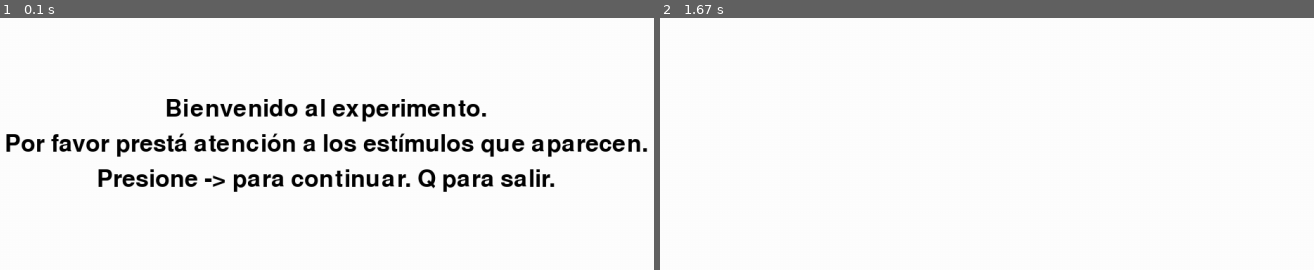
Above: before the commit, frames 1-2 (left to right).
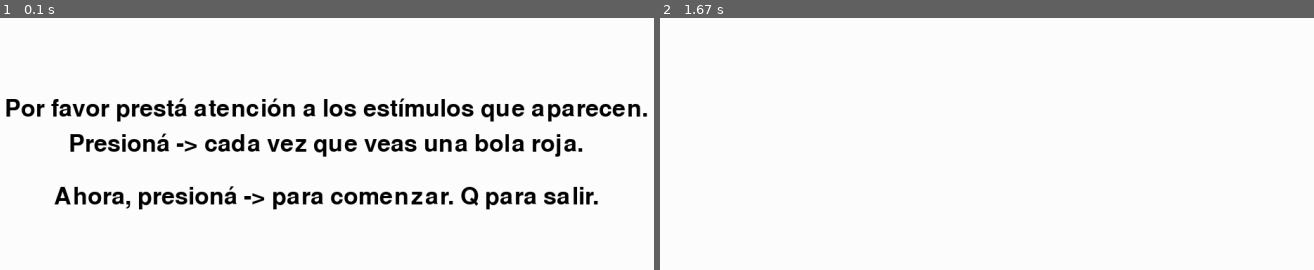
Above: after the commit, the same moments.

Repository: pedrobenedetti/EEG_Biosemi
Game: pygame game, started from oddball_V5.py
Two runs of this game, one before a commit and one after it. Both use one fixed random seed, a clock stepped at 60 frames per second and the inputs below.
Inputs:
- Up to frame 1 (0.1 s): no input
- Up to frame 2 (1.67 s): hold Right 0.33-0.8 s; hold Right 0.83-1.3 s

The runs differ from the first frame. In frame 1, 12% of the frame differs, in the area x 0-100%, y 31-77%; in frame 2, nothing differs.

Commit message:
Update oddball_V5.py

Diff:
--- a/oddball_V5.py
+++ b/oddball_V5.py
@@ -60,12 +60,12 @@
 line=50
 X,Y=window.get_size()
 dialogue_font = pygame.font.Font(None, line)
-dialogue = dialogue_font.render("Bienvenido al experimento.", True, (0,0,0))
+dialogue = dialogue_font.render("Por favor prestá atención a los estímulos que aparecen.", True, (0,0,0))
 dialogue_rect = dialogue.get_rect(center = (X//2,Y//2-line))
-dialogue1 = dialogue_font.render("Por favor prestá atención a los estímulos que aparecen.", True, (0,0,0))
+dialogue1 = dialogue_font.render("Presioná -> cada vez que veas una bola roja.", True, (0,0,0))
 dialogue_rect1 = dialogue1.get_rect(center = (X//2,Y//2))
-dialogue2 = dialogue_font.render("Presione -> para continuar. Q para salir.", True, (0,0,0))
-dialogue_rect2 = dialogue2.get_rect(center = (X//2,Y//2+line))
+dialogue2 = dialogue_font.render("Ahora, presioná -> para comenzar. Q para salir.", True, (0,0,0))
+dialogue_rect2 = dialogue2.get_rect(center = (X//2,Y//2+1.5*line))
 
 window.blit(dialogue, dialogue_rect)
 window.blit(dialogue1, dialogue_rect1)
@@ -123,7 +123,7 @@
                     logging.error(mess)
 
             if number == 6:
-                #Ball will be red
+                #Ball will be red.
                 pygame.draw.circle(window, (255, 0, 0),[X//2, Y//2], 170, 0)
                 pygame.display.update()
                 ball = 1
@@ -131,7 +131,7 @@
                 print("se mostro el rojo a las", datetime.datetime.now())
                 try:
                     send_mark_biosemi(175, port)
-                    #175=turned into red. Odd stimulus.
+                    #175=turned into red. Rare stimulus.
                 except:
                     print("Can't execute 'send_mark_biosemi' properly")
                     time_txt = datetime.datetime.now().strftime("%m/%d/%Y, %H:%M:%S")
